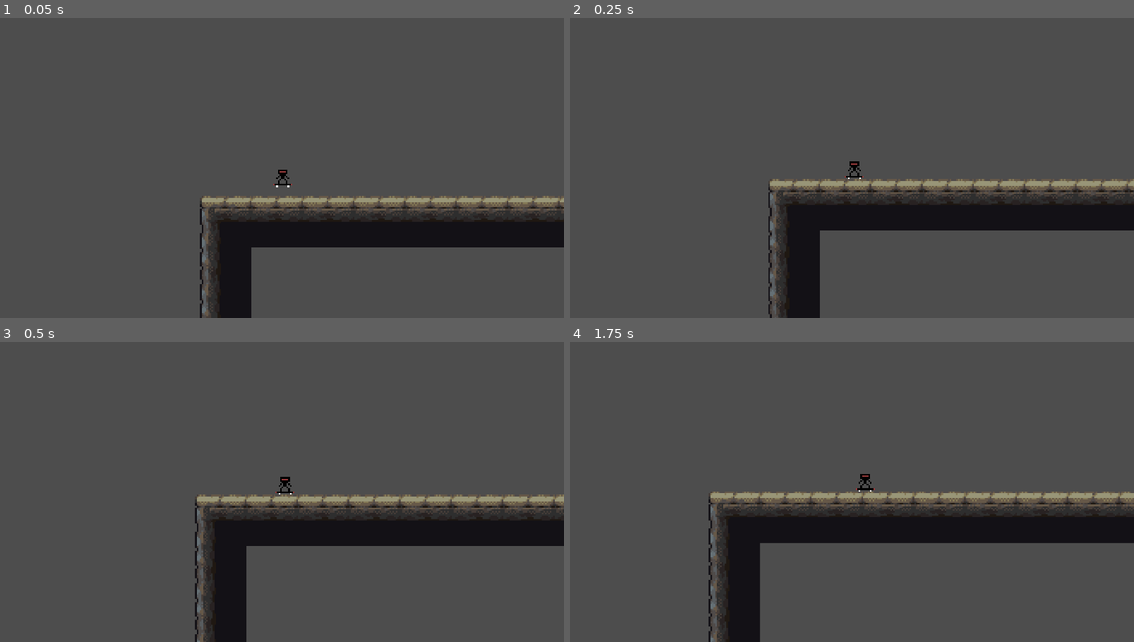
Above: before the commit, frames 1-4 (two rows, left to right).
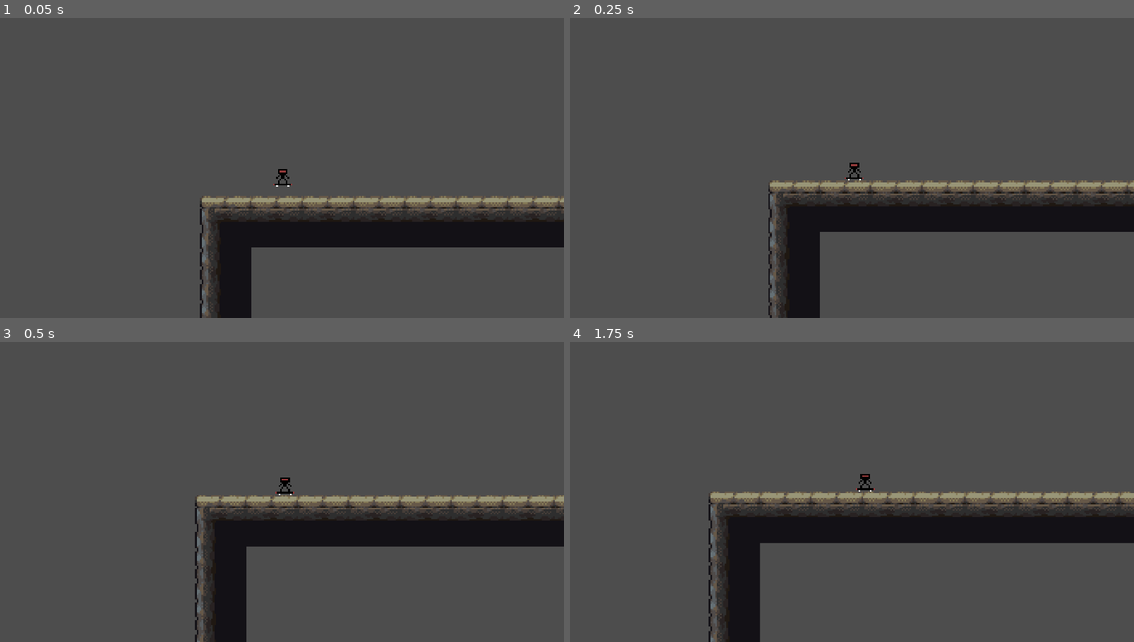
Above: after the commit, the same moments.

Repository: HowdyHack-2025/skater-game
Game: Godot game, scene res://world_2d.tscn
The game is run twice, just before and just after one commit, with the same random seed, the same clock (stepped at 60 frames per second) and the same inputs.
Inputs:
- Up to frame 1 (0.05 s): no input
- Up to frame 2 (0.25 s): no input
- Up to frame 3 (0.5 s): no input
- Up to frame 4 (1.75 s): hold W (go) 0.53-1.28 s; tap E (frontflip_p1) at 1.35 s; tap W (go) at 1.55 s

The runs differ from the first frame. In frame 1, less than 0.1% of the frame differs, in the area x 48-52%, y 50-57%; in frame 2, 2.1%, in the area x 35-100%, y 47-100%; in frame 3, 0.5%; in frame 4, nothing differs.

Commit message:
updates and stuff

Diff:
--- a/skater-2d-godot/project.godot
+++ b/skater-2d-godot/project.godot
@@ -42,7 +42,7 @@
 }
 backflip_p2={
 "deadzone": 0.2,
-"events": [Object(InputEventKey,"resource_local_to_scene":fa …(141 unchanged characters)… ":false,"keycode":0,"physical_keycode":73,"key_label":0,"unicode":105,"location":0,"echo":false,"script":null)
+"events": [Object(InputEventKey,"resource_local_to_scene":fa …(141 unchanged characters)… ":false,"keycode":0,"physical_keycode":74,"key_label":0,"unicode":106,"location":0,"echo":false,"script":null)
 ]
 }
 frontflip_p1={
@@ -52,7 +52,7 @@
 }
 frontflip_p2={
 "deadzone": 0.2,
-"events": [Object(InputEventKey,"resource_local_to_scene":fa …(140 unchanged characters)… d":false,"keycode":0,"physical_keycode":80,"key_label":0,"unicode":112,"location":0,"echo":false,"script":null)
+"events": [Object(InputEventKey,"resource_local_to_scene":fa …(140 unchanged characters)… d":false,"keycode":0,"physical_keycode":76,"key_label":0,"unicode":108,"location":0,"echo":false,"script":null)
 ]
 }
 go={
@@ -60,6 +60,11 @@
 "events": [Object(InputEventKey,"resource_local_to_scene":false,"resource_name":"","device":-1,"window_id":0,"alt_press …(192 unchanged characters)…
 ]
 }
+go_2={
+"deadzone": 0.2,
+"events": [Object(InputEventKey,"resource_local_to_scene":false,"resource_name":"","device":-1,"window_id":0,"alt_pressed":false,"shift_pressed":false,"ctrl_pressed":false,"meta_pressed":false,"pressed":false,"keycode":0,"physical_keycode":73,"key_label":0,"unicode":105,"location":0,"echo":false,"script":null)
+]
+}
 
 [rendering]
 
--- a/skater-2d-godot/skater_player.gd
+++ b/skater-2d-godot/skater_player.gd
@@ -15,6 +15,13 @@
 
 const COYOTE_TIME = 0.1  # seconds
 var coyote_timer: float = 0.0
+
+var beginning_degree
+var player_degree = 0
+var ending_degree = 1.5*PI
+var last_degree = 0
+
+var flips = 0
 
 # Constants
 const SNAP_LENGTH = 4.0
@@ -52,8 +59,13 @@
 			flipping = false
 			SignalBus.status_update.emit("none")
 		rotation += flip_d * 0.1
+		player_degree += rotation - last_degree
+		if abs(player_degree) >= ending_degree:
+			player_degree = 0
+			flips += 1
+			print("flip")
 		if coyote_timer <= 0.0:
-			velocity += get_gravity() * delta * 0.5
+			velocity += get_gravity() * delta * 0.25
 
 	velocity.y = clamp(velocity.y, -MAX_FALL_SPEED, MAX_FALL_SPEED)
 
@@ -76,6 +88,7 @@
 		rotation = rotate_toward(rotation, surface_normal.x, 0.5)
 
 	move_and_slide()
+	last_degree = rotation
 	# rotation = rotate_toward(rotation, get_floor_angle(), 0.5)
 
 func _on_player_area_body_entered(body: Node2D) -> void:
